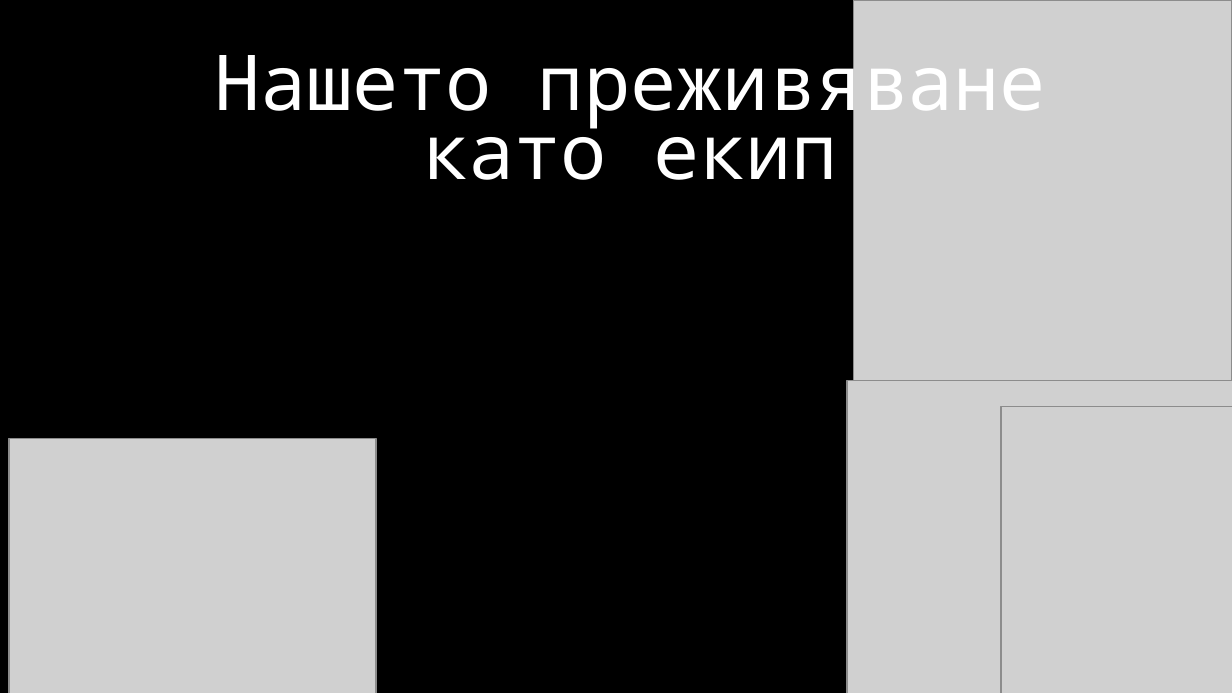
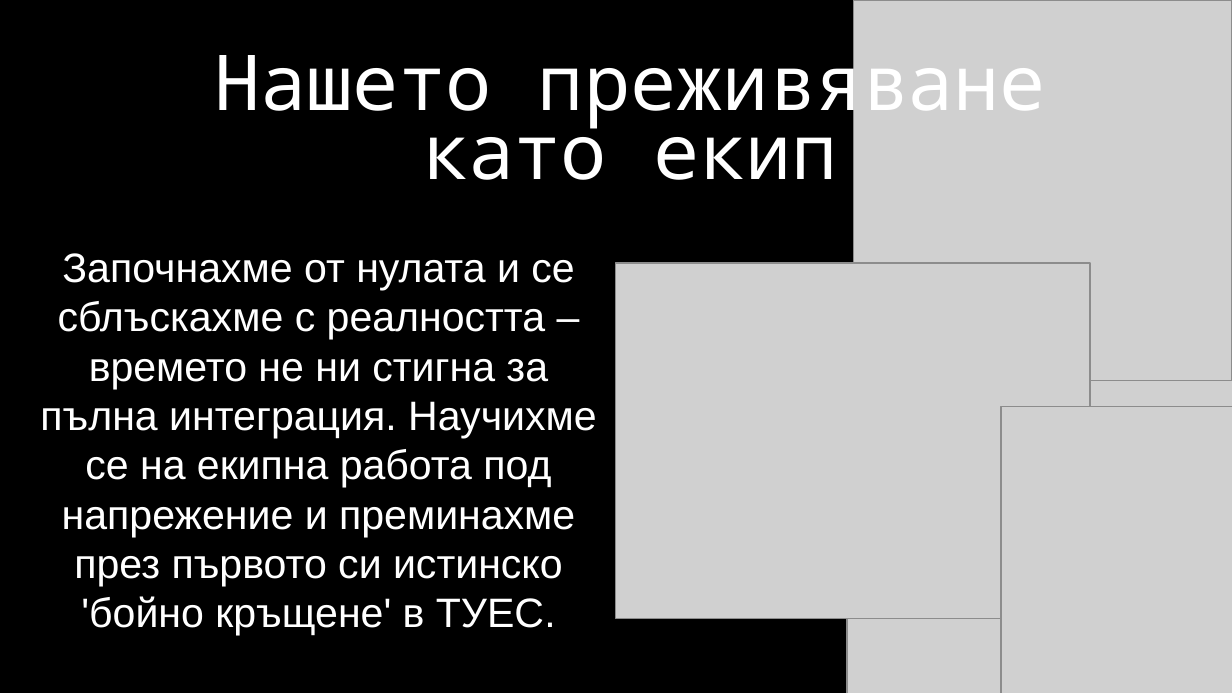
Before and after one commit to KrisD16/HackTUES128velit, a slide deck: slide 9 of pr1 (2).pptx. Drawn at 1232x693 pixels with LibreOffice and Linux fonts; fonts in the diff are those of the drawing; grey boxes stand for pictures; background and template pictures are left out. Boxes give left, top, right and bottom in pixels: in the first picture for what was removed or moved away, otherwise in the second. Text is boxed around its words. In the diff, an @@ line names an element or a change of style, - is before the commit and + after.

```diff
--- a/pr1 (2).pptx
+++ b/pr1 (2).pptx
@@ text added at (x1=40, y1=253, x2=597, y2=635), 24 pt, text #FFFFFF @@
+Започнахме от нулата и се сблъскахме с реалността – времето не ни стигна за пълна интеграция. Научихме се на екипна работа под напрежение и преминахме през първото си истинско 'бойно кръщене' в ТУЕС.
@@ picture added at (x1=616, y1=262, x2=1090, y2=618) @@
@@ picture removed at (x1=9, y1=439, x2=376, y2=693) @@
```
Also in this commit, not shown: 2 other slides changed, 1 other file.
